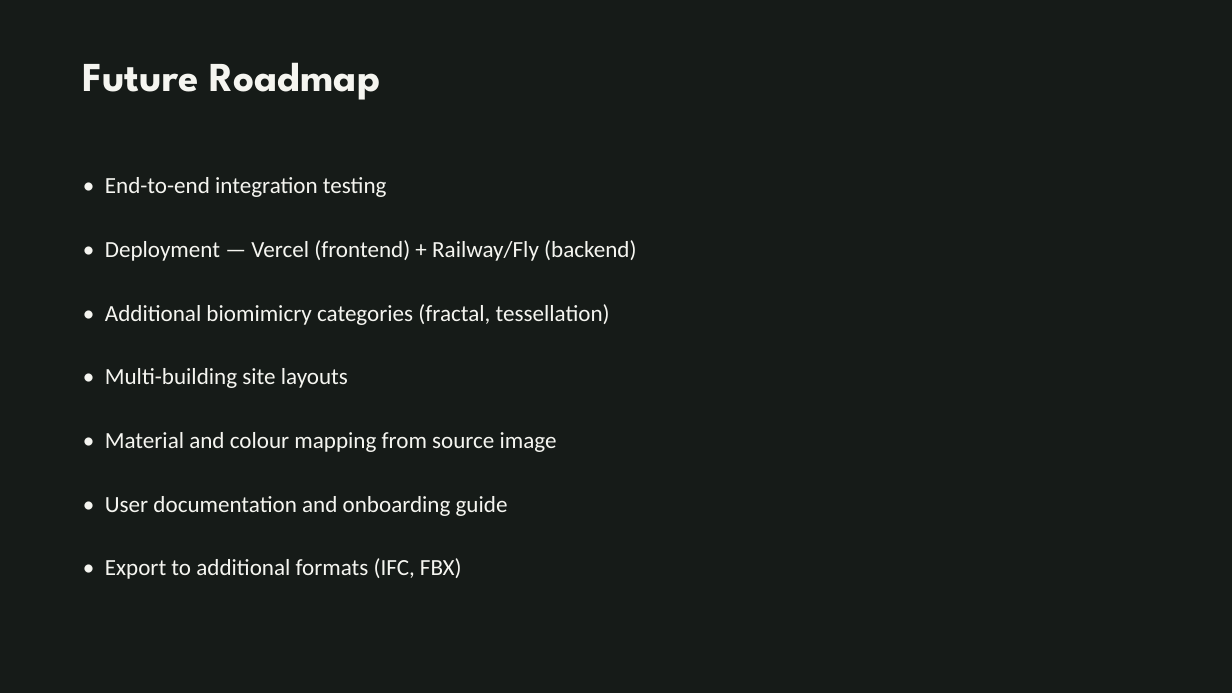
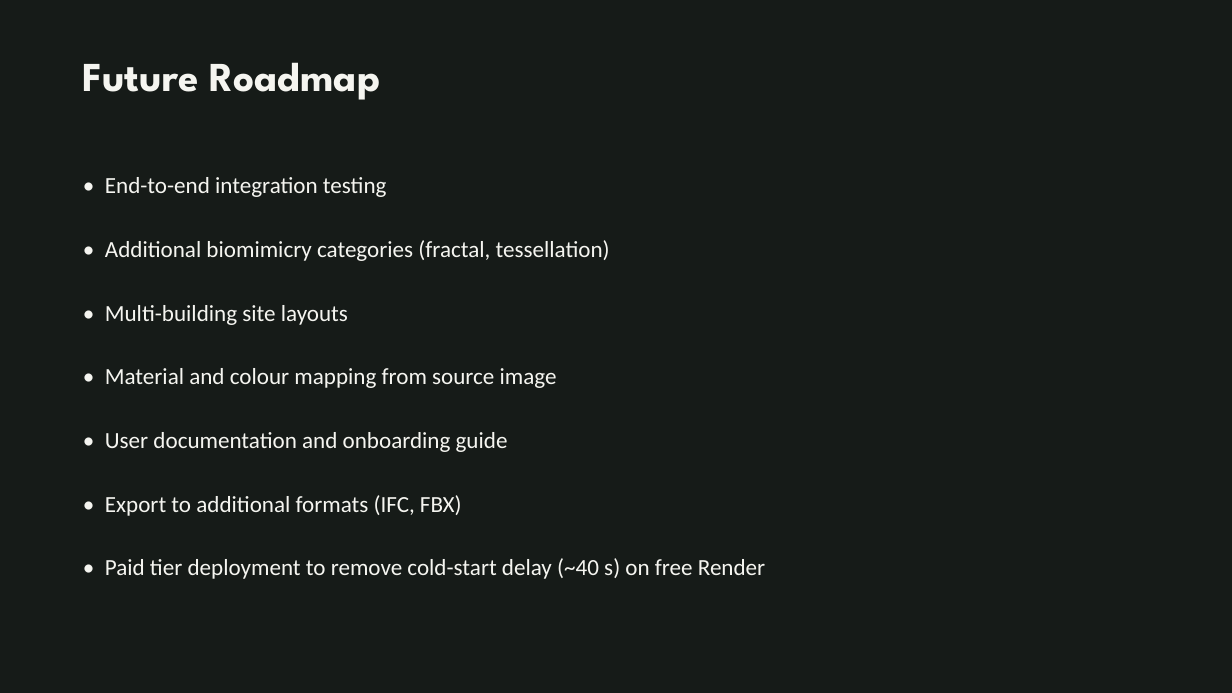
Before and after one commit to aronsohgw/bioform, a slide deck: slide 20 of docs/BioForm_Presentation.pptx. Drawn at 1232x693 pixels with LibreOffice and Linux fonts; fonts in the diff are those of the drawing. Boxes give left, top, right and bottom in pixels: in the first picture for what was removed or moved away, otherwise in the second. Text is boxed around its words. In the diff, an @@ line names an element or a change of style, - is before the commit and + after.

```diff
--- a/docs/BioForm_Presentation.pptx
+++ b/docs/BioForm_Presentation.pptx
@@ text at <box>105,240,636,261</box>: paragraph removed @@
-• Deployment — Vercel (frontend) + Railway/Fly (backend)
@@ text at <box>105,558,765,579</box>: paragraph added @@
+• Paid tier deployment to remove cold-start delay (~40 s) on free Render
```
Also in this commit, not shown: 3 other slides changed, 2 other files.
